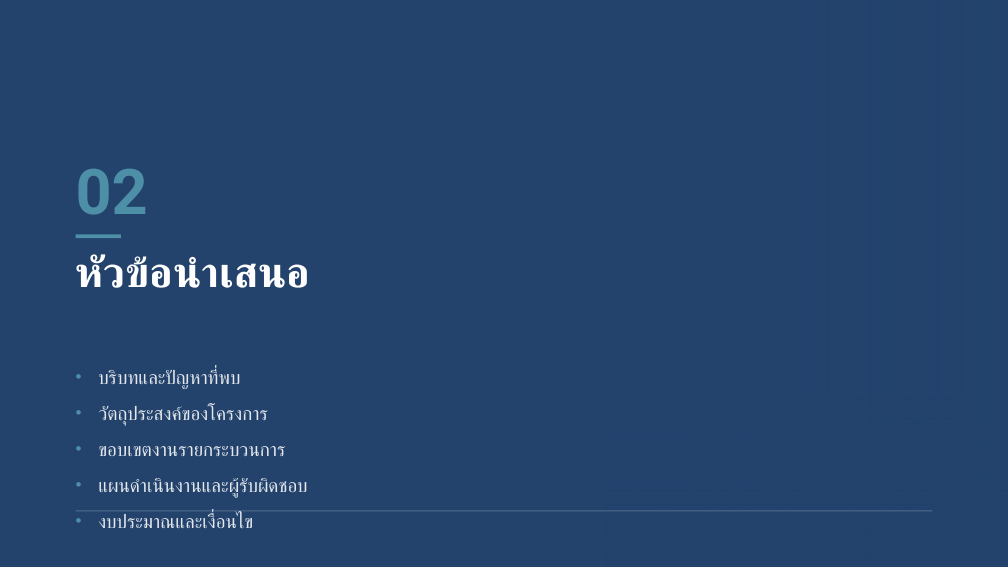
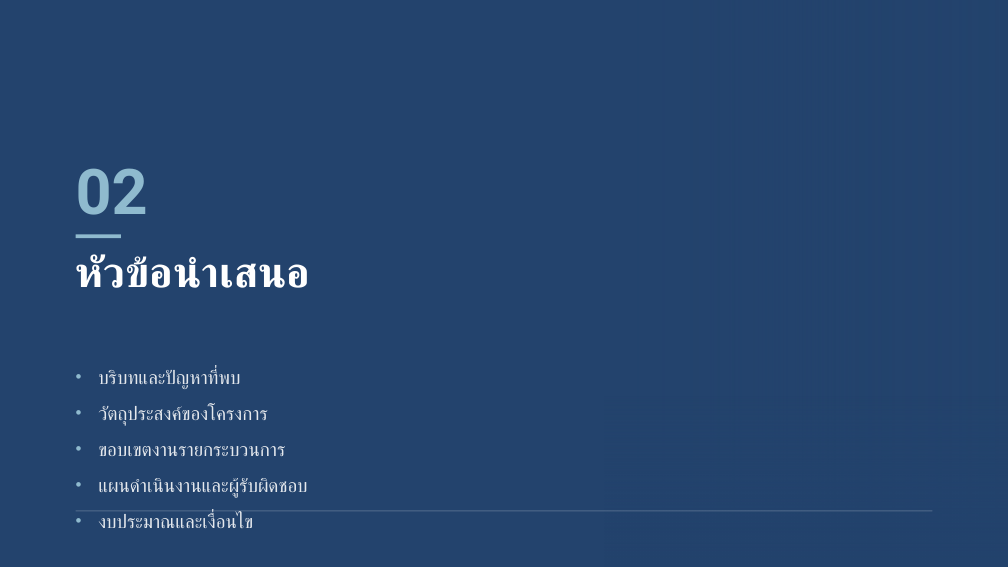
Before and after one commit to rofthanakrit-maker/nct-design-system, a slide deck: slide 14 of NCT-Slide-Template-Demo.pptx. Drawn at 1008x567 pixels with LibreOffice and Linux fonts; fonts in the diff are those of the drawing; background and template pictures are left out. Boxes give left, top, right and bottom in pixels: in the first picture for what was removed or moved away, otherwise in the second. Text is boxed around its words. In the diff, an @@ line names an element or a change of style, - is before the commit and + after.

```diff
--- a/NCT-Slide-Template-Demo.pptx
+++ b/NCT-Slide-Template-Demo.pptx
@@ text "02" at [76, 168, 148, 215]: text colour #4E8FA8 to #8FBACE @@
@@ rectangle at [76, 234, 121, 238]: fill #4E8FA8 to #8FBACE @@
@@ text "บริบทและปัญหาที่พบ" at [98, 369, 308, 528]: bullet colour #4E8FA8 to #8FBACE @@
```
Also in this commit, not shown: 11 other slides changed, 15 other files.
